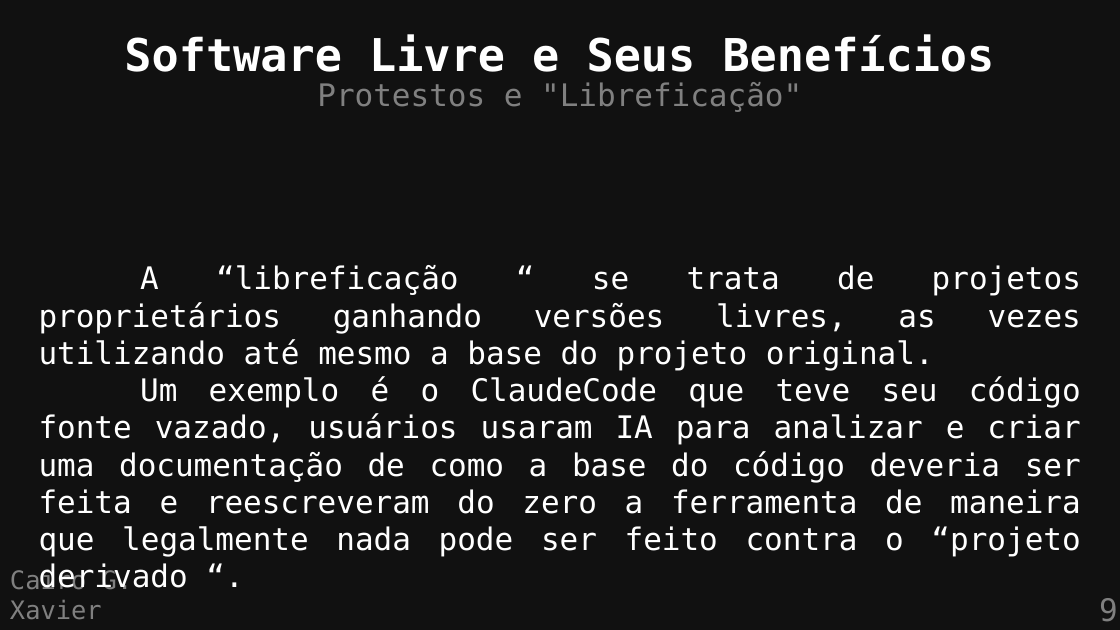
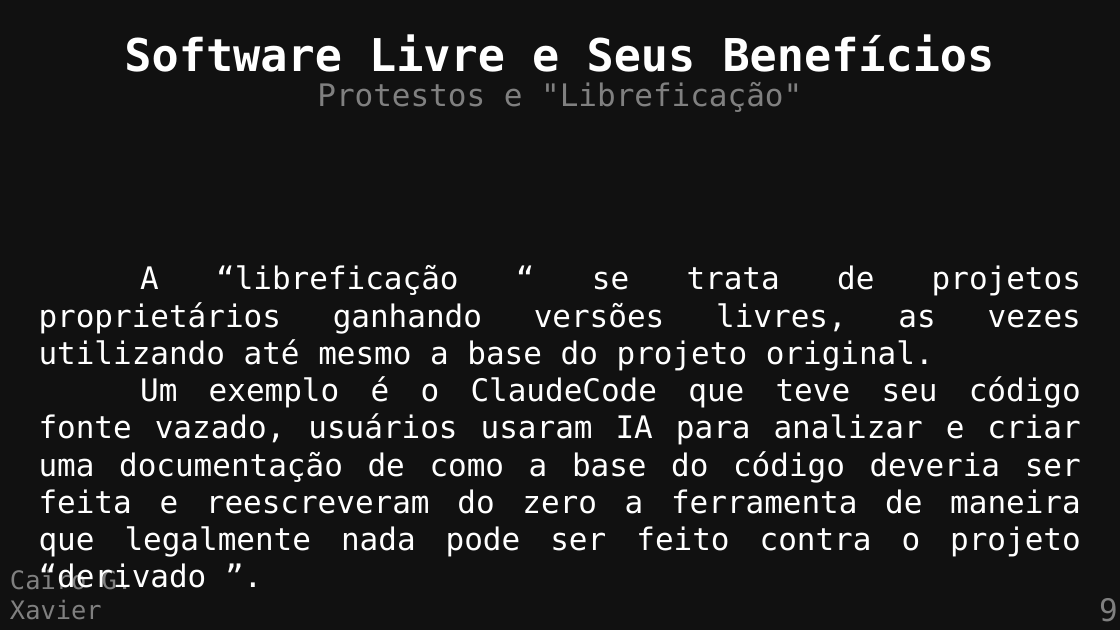
Before and after one commit to cairoGarcia/flisol-2026-ufmg, a slide deck: slide 9 of slides/soberania.odp. Drawn at 1120x630 pixels with LibreOffice and Linux fonts; fonts in the diff are those of the drawing. Boxes give left, top, right and bottom in pixels: in the first picture for what was removed or moved away, otherwise in the second. Text is boxed around its words. In the diff, an @@ line names an element or a change of style, - is before the commit and + after.

```diff
--- a/slides/soberania.odp
+++ b/slides/soberania.odp
@@ text at [39,376,1081,589]: text changed @@
-Um exemplo é o ClaudeCode que teve seu código fonte vazado, usuários usaram IA para analizar e criar uma documentação de como a base do código deveria ser feita e reescreveram do zero a ferramenta de maneira que legalmente nada pode ser feito contra o “projeto derivado “.
+Um exemplo é o ClaudeCode que teve seu código fonte vazado, usuários usaram IA para analizar e criar uma documentação de como a base do código deveria ser feita e reescreveram do zero a ferramenta de maneira que legalmente nada pode ser feito contra o projeto “derivado ”.
```
Also in this commit, not shown: 1 other slide changed.
